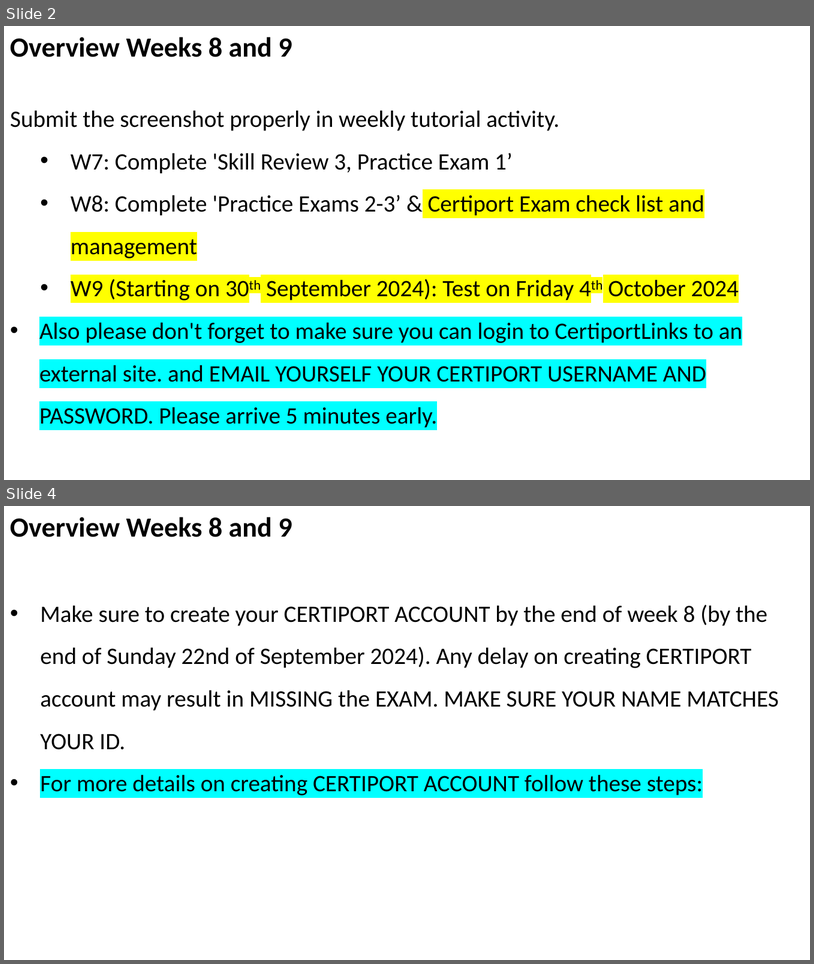
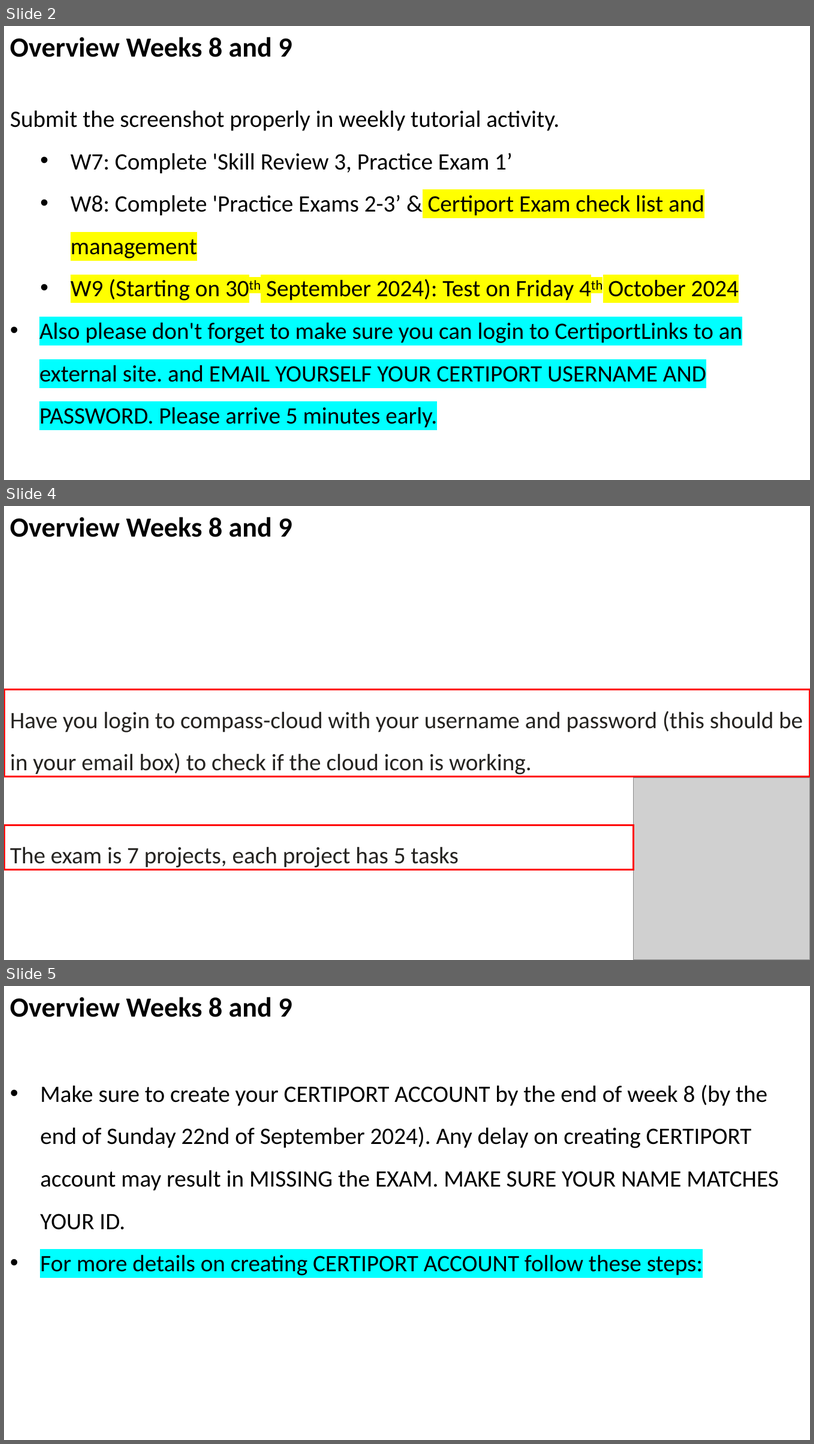
Before and after one commit to FarshidKeivanian/Sessions-Excel, a slide deck: Week8_Tutoring.pptx. Shown one above the other, each under a label of ours: slides 2 and 4 before the commit, slides 2, 4 and 5 after it; the slides between them are not shown. The pictures are 814x964 and 814x1444 pixels, drawn with LibreOffice and Linux fonts; fonts in the diff are those of the drawing; grey boxes stand for pictures. Boxes give left, top, right and bottom in pixels: in the first picture for what was removed or moved away, otherwise in the second. Text is boxed around its words. In the diff, an @@ line names an element or a change of style, - is before the commit and + after.

```diff
--- a/Week8_Tutoring.pptx
+++ b/Week8_Tutoring.pptx
@@ slide 4 added at [4,506,810,960], background #FFFFFF @@
@@ text added at [10,517,292,537], 33 pt, text #000000, bold @@
+Overview Weeks 8 and 9
@@ rectangle added at [4,690,810,777], outline #FF0000 2.25 pt, 28 pt, text #252320 @@
+Have you login to compass-cloud with your username and password (this should be in your email box) to check if the cloud icon is working.
@@ picture added at [635,778,810,960] @@
@@ rectangle added at [4,825,635,869], outline #FF0000 2.25 pt, 28 pt, text #252320 @@
+The exam is 7 projects, each project has 5 tasks
@@ what was slide 4 is now slide 5 @@
```
Also in this commit, not shown: 1 slide changed.
